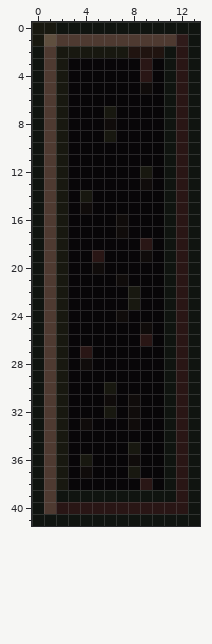
A pixel-art sprite gets an edit: NoSimpleWayAPI[v2]/data/textures/styles/dark_spruce/Slider_bg.png. The first picture shows the starting point.
The file is 14x42 pixels. Colours within 5 levels of each other are drawn and written as one.
And afterwards:
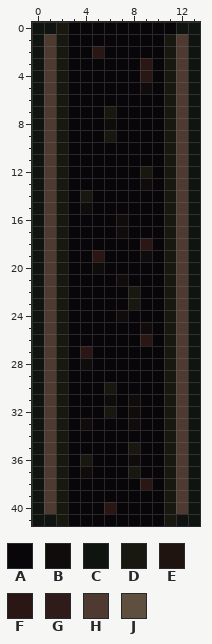
Palette (. is transparent): A #080608  B #100c0b  C #101410  D #181810  E #201410  F #291615  G #2f1b1a  H #4e3a31  J #5f4f3f
The exact change:
@@ x 0..13 @@
- 0 DDCCCCCCCCCCCC
- 1 DJHHHHHHHHHHGC
- 2 CHDDDDDDEEECFC
- 3 CHDAAAAAAFACFC
- 4 CHDAAAAAAFACFC
- 5 CHDAAAAAABACFC
- 6 CHDAAAAAAAACFC
- 7 CHDAAADAAAACFC
- 8 CHDAAABAAAACFC
- 9 CHDAAADAAAACFC
-10 CHDAAAAAAAACFC
-11 CHDAAAAAAAACFC
-12 CHDAAAAAADACFC
-13 CHDAAAAAABACFC
-14 CHDADAAAAAACFC
-15 CHDABAAAAAACFC
-16 CHDAAAABAAACFC
-17 CHDAAAABAAACFC
-18 CHDAAAAAAFACFC
-19 CHDAAFAAABACFC
-20 CHDAABAAAAACFC
-21 CHDAAAABAAACFC
-22 CHDAAAAADAACFC
-23 CHDAAAAADAACFC
-24 CHDAAAABAAACFC
-25 CHDAAAAAABACFC
-26 CHDAAAAAAFACFC
-27 CHDAFAAAAAACFC
-28 CHDABAAAAAACFC
-29 CHDAAAAAAAACFC
-30 CHDAAADAAAACFC
-31 CHDAAABABAACFC
-32 CHDAAADABAACFC
-33 CHDABAAABAACFC
-34 CHDAAAAAAAACFC
-35 CHDAAAAADAACFC
-36 CHDADAAABAACFC
-37 CHDABAAADAACFC
-38 CHDAAAAAAFACFC
-39 CHCCCCCCCCCCFC
-40 CHFFFFFFFFFFFC
-41 CCCCCCCCCCCCCC
+ 0 CCDAAAAAAAAACC
+ 1 CHDAAAAAAAADHC
+ 2 CHDAAFAAAAADHC
+ 3 CHDAAAAAAFADHC
+ 4 CHDAAAAAAFADHC
+ 5 CHDAAAAAABADHC
+ 6 CHDAAAAAAAADHC
+ 7 CHDAAADAAAADHC
+ 8 CHDAAABAAAADHC
+ 9 CHDAAADAAAADHC
+10 CHDAAAAAAAADHC
+11 CHDAAAAAAAADHC
+12 CHDAAAAAADADHC
+13 CHDAAAAAABADHC
+14 CHDADAAAAAADHC
+15 CHDABAAAAAADHC
+16 CHDAAAABAAADHC
+17 CHDAAAABAAADHC
+18 CHDAAAAAAFADHC
+19 CHDAAFAAABADHC
+20 CHDAABAAAAADHC
+21 CHDAAAABAAADHC
+22 CHDAAAAADAADHC
+23 CHDAAAAADAADHC
+24 CHDAAAABAAADHC
+25 CHDAAAAAABADHC
+26 CHDAAAAAAFADHC
+27 CHDAFAAAAAADHC
+28 CHDABAAAAAADHC
+29 CHDAAAAAAAADHC
+30 CHDAAADAAAADHC
+31 CHDAAABABAADHC
+32 CHDAAADABAADHC
+33 CHDABAAABAADHC
+34 CHDAAAAAAAADHC
+35 CHDAAAAADAADHC
+36 CHDADAAABAADHC
+37 CHDABAAADAADHC
+38 CHDAAAAAAFADHC
+39 CHDAAAAAAAADHC
+40 CHDAAAFAAAADHC
+41 CCDAAAAAAAADCC
Changed places in both pictures, as pixel boxes (x1, y1, x2, y2):
changed: (32, 22, 188, 526)
